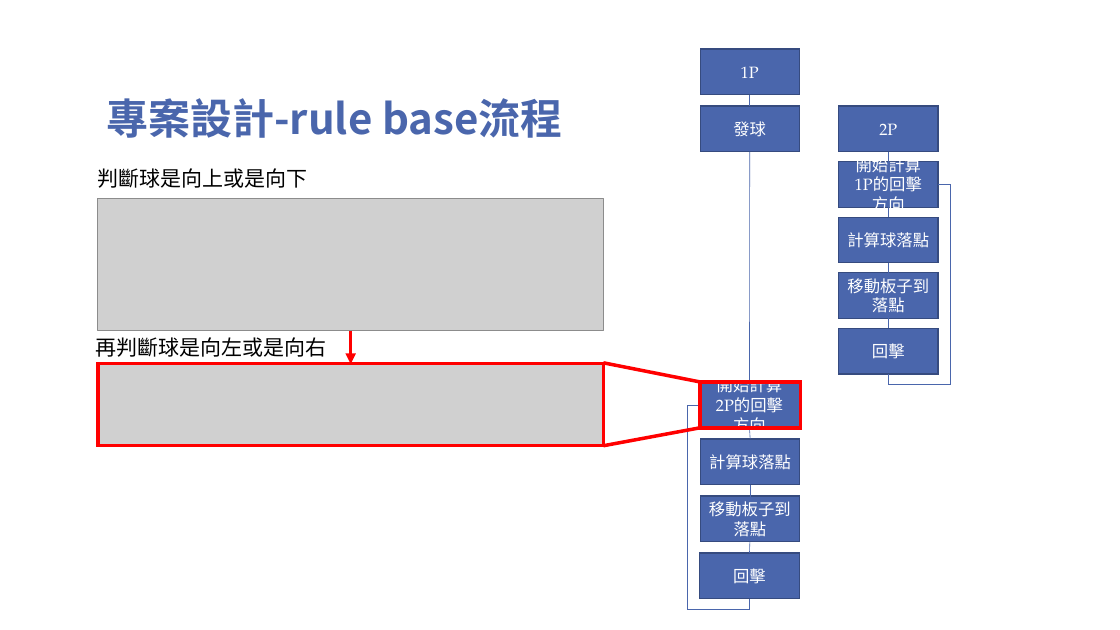
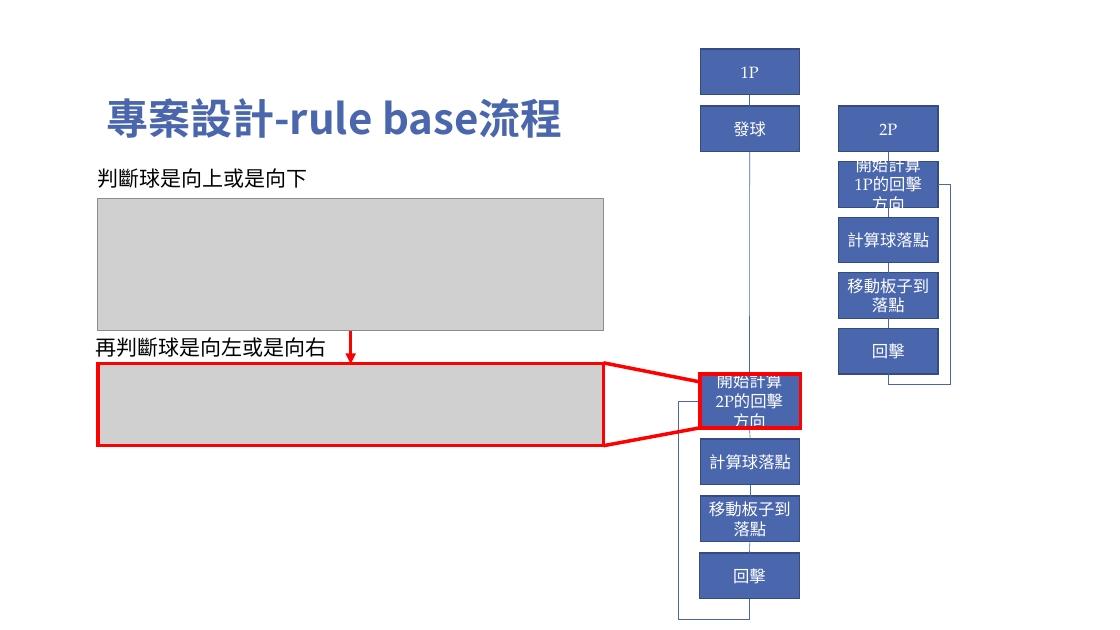
Before and after one commit to TsaiHaoWei/Machine-Learning, a slide deck: slide 10 of Finally project/Pingpong_第六組.pptx (slide 8 before the commit). Drawn at 1120x630 pixels with LibreOffice and Linux fonts; fonts in the diff are those of the drawing; grey boxes stand for pictures; background and template pictures are left out. Boxes give left, top, right and bottom in pixels: in the first picture for what was removed or moved away, otherwise in the second. Text is boxed around its words. In the diff, an @@ line names an element or a change of style, - is before the commit and + after.

```diff
--- a/Finally project/Pingpong_第六組.pptx
+++ b/Finally project/Pingpong_第六組.pptx
@@ line moved from (749, 152) - (749, 382) to (749, 152) - (749, 374) @@
@@ rectangle "開始計算2P的回擊方向": place and size @@
-rectangle "開始計算2P的回擊方向" at <box>700,382,799,429</box>
+rectangle "開始計算2P的回擊方向" at <box>700,374,799,428</box>
@@ rectangle: place and size @@
-rectangle at <box>700,382,801,429</box>
+rectangle at <box>700,374,801,428</box>
@@ elbow line moved from (749, 599) - (700, 405) to (749, 599) - (700, 401) @@
```
Also in this commit, not shown: 3 other slides changed, 6 slides added, 2 slides removed, 3 other files.
